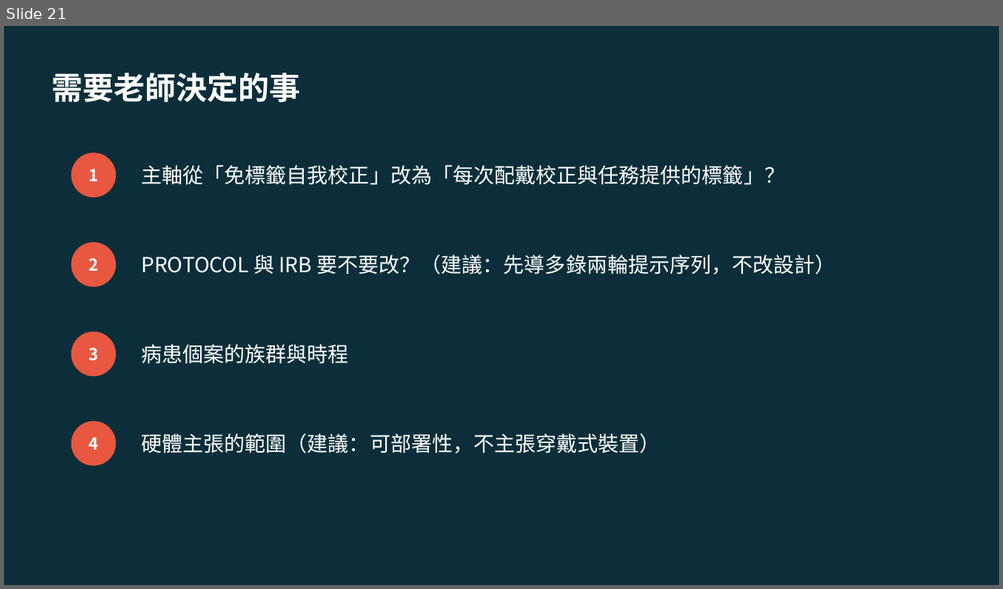
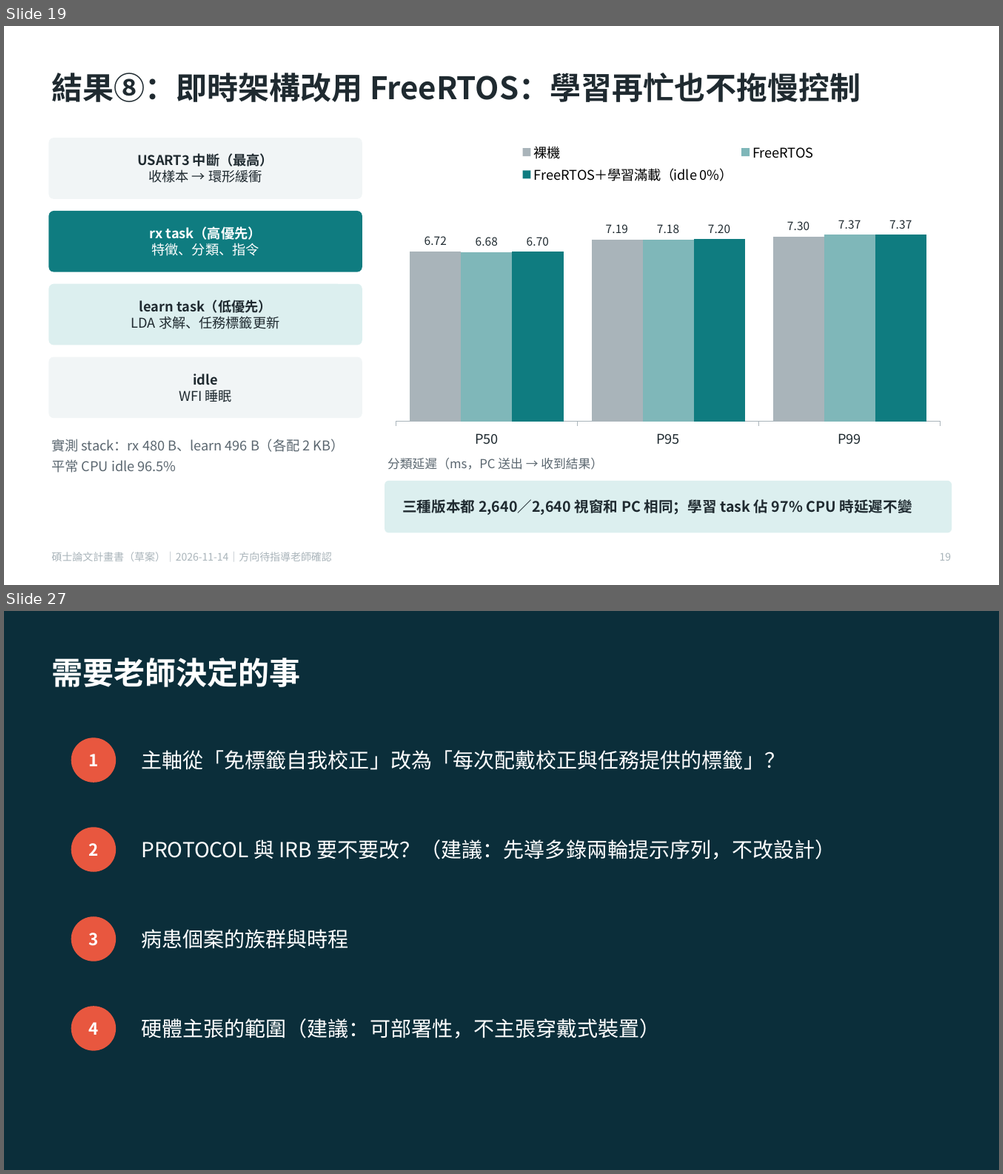
Before and after one commit to momotoofurry/pppp, a slide deck: docs/thesis/碩論計畫書.pptx. Shown one above the other, each under a label of ours: slide 21 before the commit, slides 19 and 27 after it; the slides between them are not shown. The pictures are 1003x589 and 1003x1174 pixels, drawn with LibreOffice and Linux fonts; fonts in the diff are those of the drawing. Boxes give left, top, right and bottom in pixels: in the first picture for what was removed or moved away, otherwise in the second. Text is boxed around its words. In the diff, an @@ line names an element or a change of style, - is before the commit and + after.

```diff
--- a/docs/thesis/碩論計畫書.pptx
+++ b/docs/thesis/碩論計畫書.pptx
@@ slide 19 added at (x1=4, y1=26, x2=999, y2=585), background #FFFFFF @@
@@ text added at (x1=51, y1=73, x2=860, y2=102), 30 pt, text #1F2A30, bold @@
+結果⑧：即時架構改用 FreeRTOS：學習再忙也不拖慢控制
@@ column chart added at (x1=384, y1=134, x2=951, y2=455) @@
+categories: P50, P95, P99
+裸機: 6.72, 7.19, 7.3
+FreeRTOS: 6.68, 7.18, 7.37
+FreeRTOS＋學習滿載（idle 0%）: 6.7, 7.2, 7.37
@@ rounded rectangle added at (x1=48, y1=138, x2=362, y2=199), fill #F1F5F6, 13 pt, text #1F2A30, bold @@
+USART3 中斷（最高）
+收樣本 → 環形緩衝
@@ rounded rectangle added at (x1=48, y1=211, x2=362, y2=272), fill #0F7C80, 13 pt, text #FFFFFF, bold @@
+rx task（高優先）
+特徵、分類、指令
@@ rounded rectangle added at (x1=48, y1=284, x2=362, y2=346), fill #DCEFEF, 13 pt, text #1F2A30, bold @@
+learn task（低優先）
+LDA 求解、任務標籤更新
@@ rounded rectangle added at (x1=48, y1=358, x2=362, y2=418), fill #F1F5F6, 13 pt, text #1F2A30 @@
+idle
+WFI 睡眠
@@ text added at (x1=51, y1=439, x2=344, y2=473), 13 pt, text #5B6770 @@
+實測 stack：rx 480 B、learn 496 B（各配 2 KB）
+平常 CPU idle 96.5%
@@ text added at (x1=387, y1=458, x2=603, y2=470), 12 pt, text #5B6770 @@
+分類延遲（ms，PC 送出 → 收到結果）
@@ rounded rectangle added at (x1=384, y1=481, x2=951, y2=534), fill #DCEFEF @@
@@ text added at (x1=402, y1=500, x2=912, y2=515), 14 pt, text #1F2A30, bold @@
+三種版本都 2,640／2,640 視窗和 PC 相同；學習 task 佔 97% CPU 時延遲不變
@@ text added at (x1=51, y1=552, x2=331, y2=562), 10 pt, text #A9B4BA @@
+碩士論文計畫書（草案）｜2026-11-14｜方向待指導老師確認
@@ text added at (x1=939, y1=554, x2=951, y2=561), 10 pt, text #A9B4BA @@
+19
@@ what was slide 21 is now slide 27 @@
```
Also in this commit, not shown: 21 slides changed, 5 other slides added, 42 other files.
